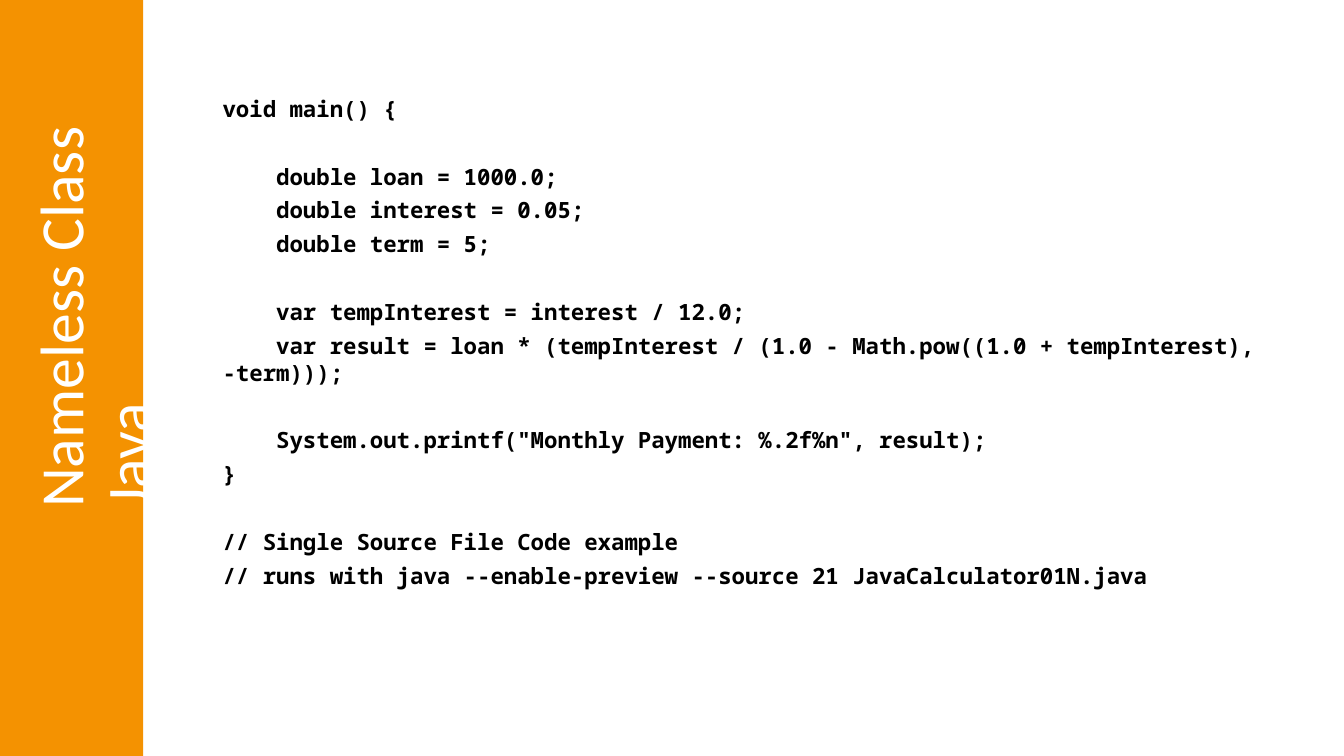
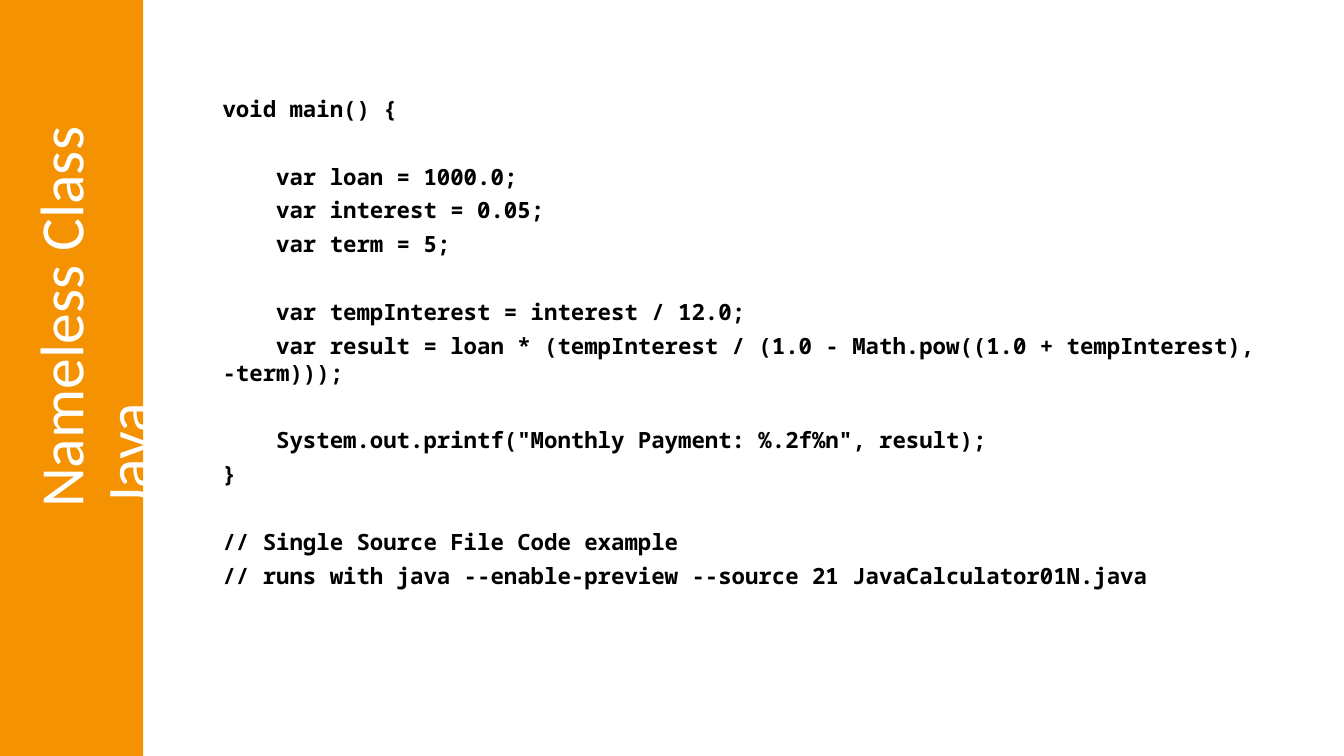
Before and after one commit to omniprof/JCP_EC_Education_WG_Presentation, a slide deck: slide 27 of Java in Education For JUGs 2.0 without notes.pptx. Drawn at 1344x756 pixels with LibreOffice and Linux fonts; fonts in the diff are those of the drawing. Boxes give left, top, right and bottom in pixels: in the first picture for what was removed or moved away, otherwise in the second. Text is boxed around its words. In the diff, an @@ line names an element or a change of style, - is before the commit and + after.

```diff
--- a/Java in Education For JUGs 2.0 without notes.pptx
+++ b/Java in Education For JUGs 2.0 without notes.pptx
@@ text at <box>276,168,544,256</box>: text changed @@
-double loan = 1000.0;
-double interest = 0.05;
-double term = 5;
+var loan = 1000.0;
+var interest = 0.05;
+var term = 5;
```
Also in this commit, not shown: 1 other slide changed, 5 other files.
